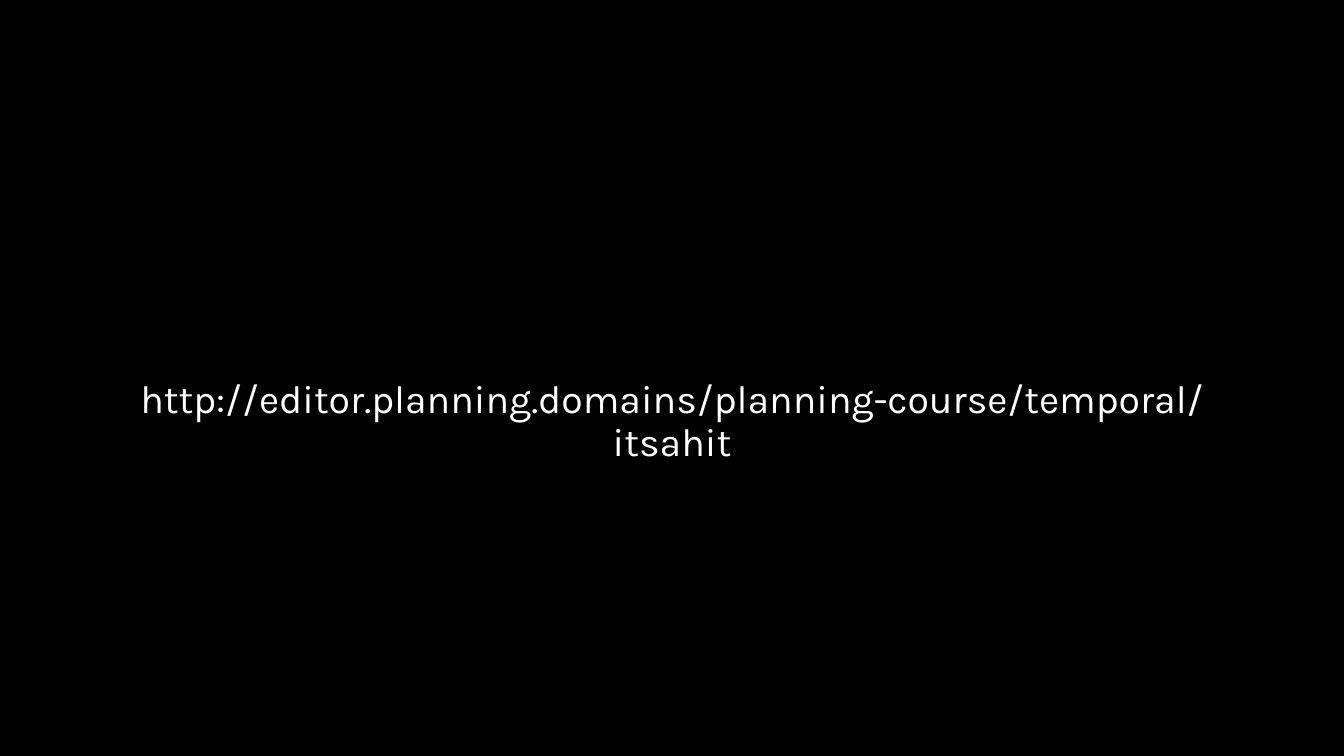
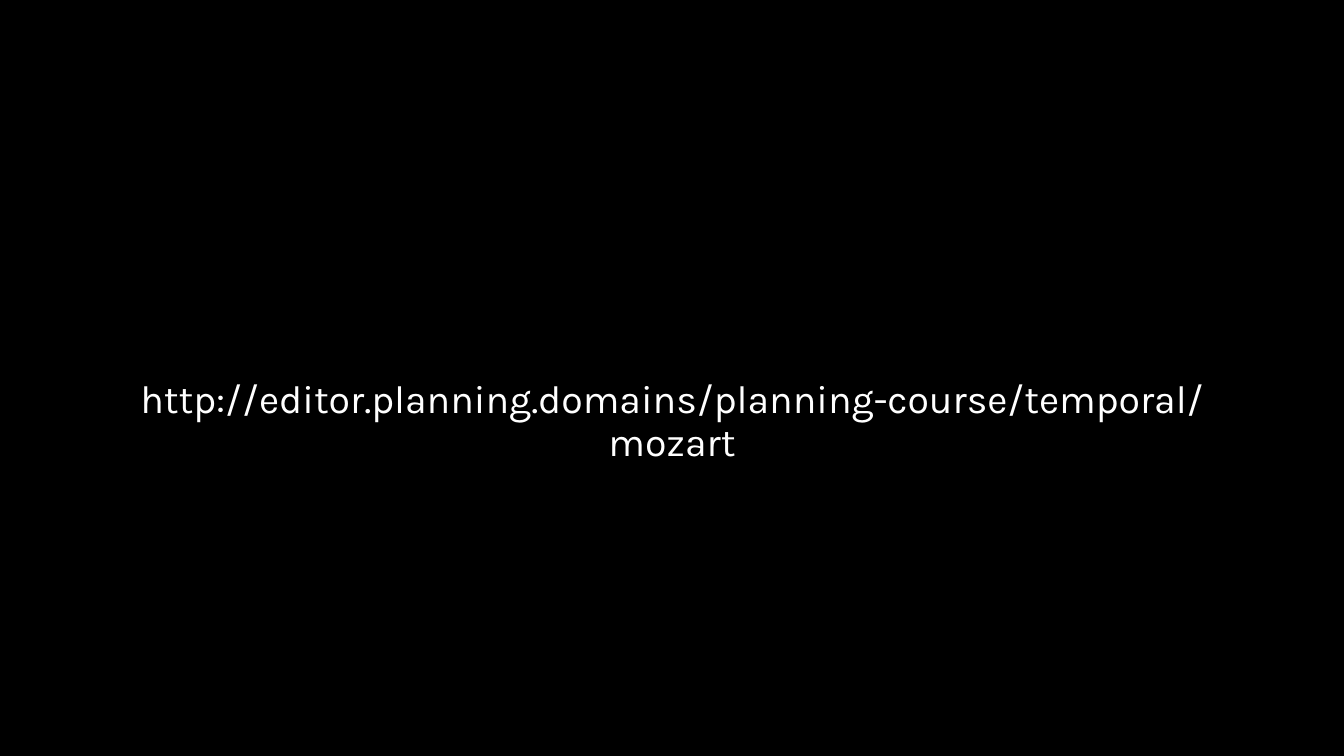
Before and after one commit to AI-Planning/modeling-in-pddl, a slide deck: slide 19 of exercises/cisc-813/temporal/slides.pptx. Drawn at 1344x756 pixels with LibreOffice and Linux fonts; fonts in the diff are those of the drawing. Boxes give left, top, right and bottom in pixels: in the first picture for what was removed or moved away, otherwise in the second. Text is boxed around its words. In the diff, an @@ line names an element or a change of style, - is before the commit and + after.

Commit message:
Fixed url for temporal slides.

```diff
--- a/exercises/cisc-813/temporal/slides.pptx
+++ b/exercises/cisc-813/temporal/slides.pptx
@@ text at bbox=[140, 384, 1203, 457]: text changed @@
-http://editor.planning.domains/planning-course/temporal/itsahit
+http://editor.planning.domains/planning-course/temporal/mozart
```
Also in this commit, not shown: 1 slide added, 1 slide removed.
